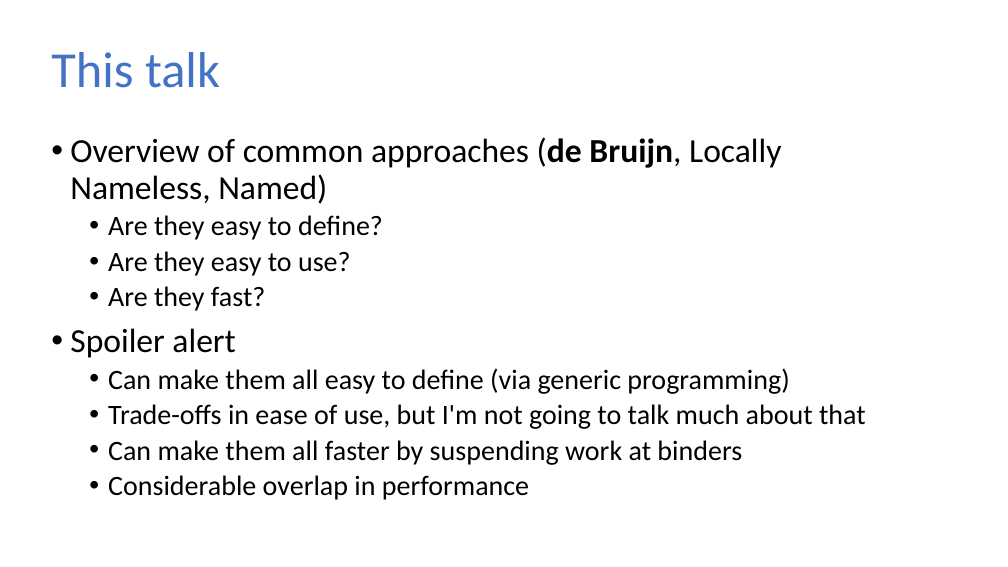
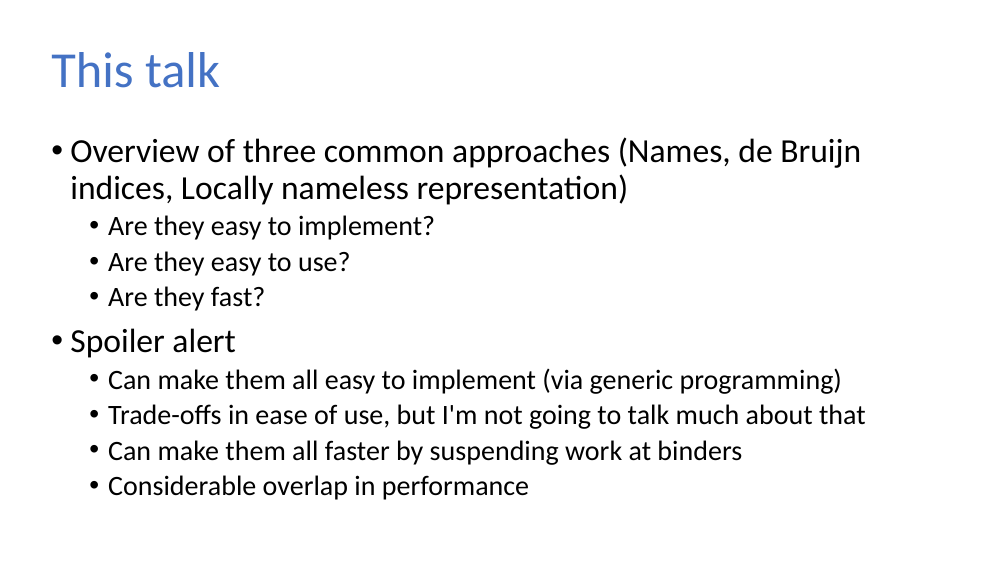
Before and after one commit to sweirich/lambda-n-ways, a slide deck: slide 6 of ifl-2021.pptx. Drawn at 1008x567 pixels with LibreOffice and Linux fonts; fonts in the diff are those of the drawing. Boxes give left, top, right and bottom in pixels: in the first picture for what was removed or moved away, otherwise in the second. Text is boxed around its words. In the diff, an @@ line names an element or a change of style, - is before the commit and + after.

```diff
--- a/ifl-2021.pptx
+++ b/ifl-2021.pptx
@@ text at [70,137,861,240]: text changed @@
-• Overview of common approaches (de Bruijn, Locally Nameless, Named)
-  • Are they easy to define?
+• Overview of three common approaches (Names, de Bruijn indices, Locally nameless representation)
+  • Are they easy to implement?
@@ text at [108,368,842,394]: text changed @@
-  • Can make them all easy to define (via generic programming)
+  • Can make them all easy to implement (via generic programming)
```
Also in this commit, not shown: 8 other slides changed, 25 slides added, 1 slide removed, 16 other files.
